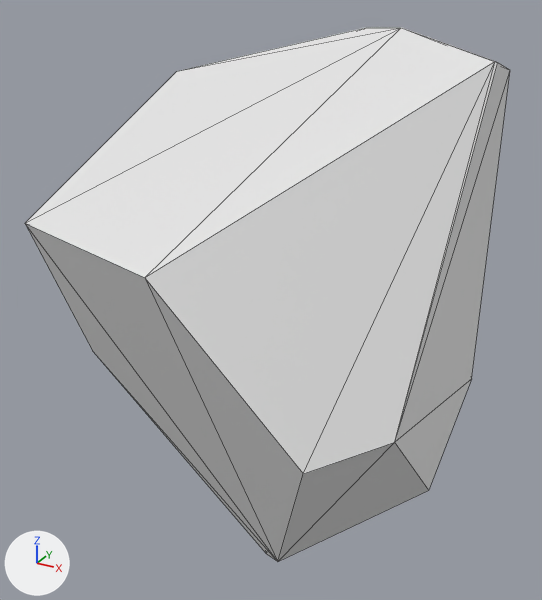
Before and after pictures for a commit that changed the OBJ model assets/pieces/daikon_train/daikon_0028.obj.
The view is the same before and after, from a 50 mm camera at (0.021, -0.0402, 0.0189) aimed at (0.0001, -0.0022, -0.0001). Lighting does not change. The marker at lower left points along +X, +Y and +Z. The picture after the commit comes second. Mesh edges are drawn as thin lines. Where no turn or scale is listed for an object, it has been applied to the vertices.

Objects in the first picture: 'daikon_0028'.
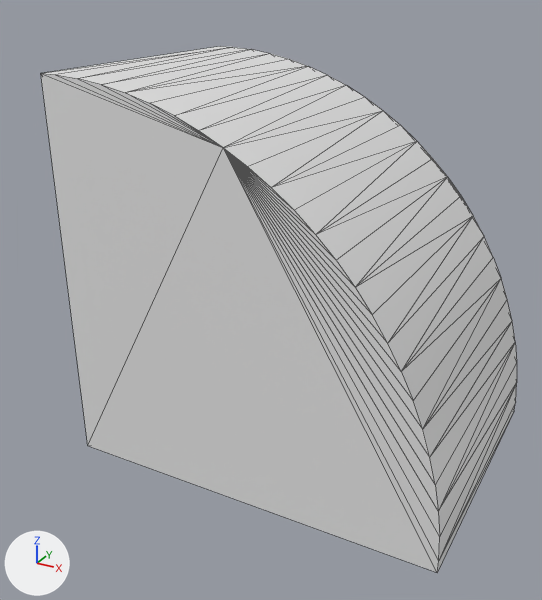
Where the change shows, as pixel boxes [x1, y1, x2, y2] in the pictures (542 x 600 px):
'daikon_0028', reshaped: before [25, 27, 510, 562]; after [41, 46, 517, 573]

The change in detail:
me_daikon_0028 is used by ob_daikon_0028; location (0.0, 0.0, 0.0).
me_daikon_0028 had 20 vertices, 36 faces and spanned x -0.0131..0.0117, y -0.0146..0.0096, z -0.0177..0.0156.
me_daikon_0028 now has 54 vertices, 104 faces and spans x -0.0104..0.0139, y -0.0091..0.0091, z -0.0102..0.0138.
me_daikon_0028 part 1: the whole mesh is rebuilt.
